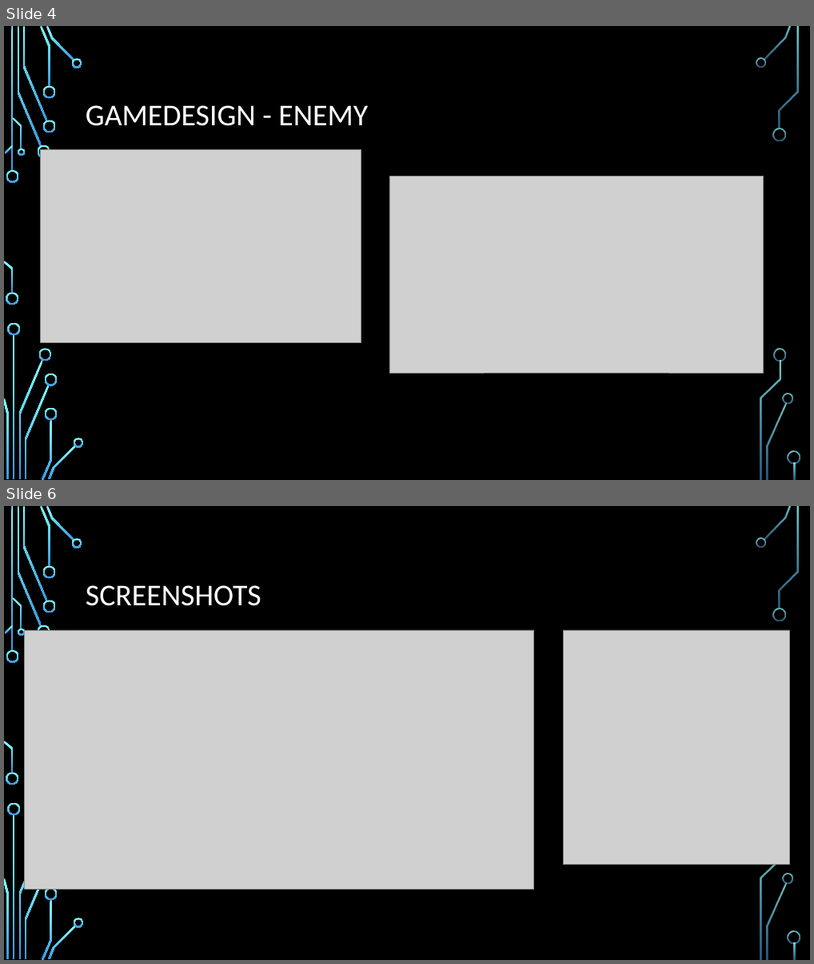
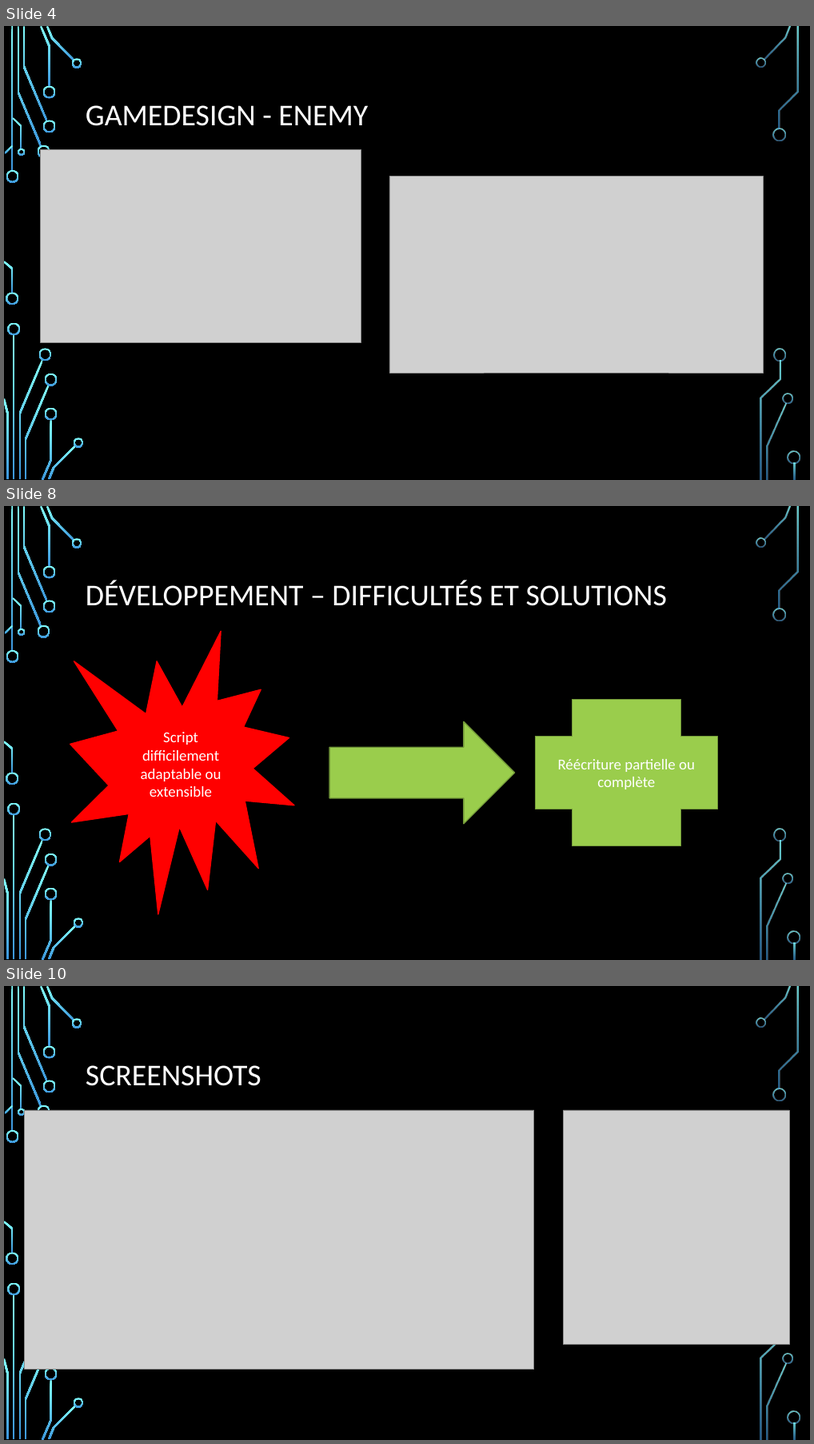
Before and after one commit to gamagora-rushup/rushup, a slide deck: Docs/Rushup.pptx. Shown one above the other, each under a label of ours: slides 4 and 6 before the commit, slides 4, 8 and 10 after it; the slides between them are not shown. The pictures are 814x964 and 814x1444 pixels, drawn with LibreOffice and Linux fonts; fonts in the diff are those of the drawing; grey boxes stand for pictures; background and template pictures are left out. Boxes give left, top, right and bottom in pixels: in the first picture for what was removed or moved away, otherwise in the second. Text is boxed around its words. In the diff, an @@ line names an element or a change of style, - is before the commit and + after.

```diff
--- a/Docs/Rushup.pptx
+++ b/Docs/Rushup.pptx
@@ slide 8 added at (x1=4, y1=506, x2=810, y2=960), background picture (left out); not listed: 36 template elements that a slide beside it also shows @@
@@ title added at (x1=86, y1=580, x2=667, y2=606), 36 pt, text #FFFFFF @@
+DÉVELOPPEMENT – DIFFICULTÉS ET SOLUTIONS
@@ irregular seal added at (x1=70, y1=632, x2=294, y2=914), fill #FF0000, outline #FF0000 1.25 pt, 18 pt, text #FFFFFF @@
+Script difficilement adaptable ou extensible
@@ right arrow added at (x1=330, y1=721, x2=515, y2=824), fill #9ACD4C, outline #729838 1.25 pt @@
@@ plus added at (x1=536, y1=700, x2=718, y2=846), fill #9ACD4C, outline #729838 1.25 pt, 18 pt, text #FFFFFF @@
+Réécriture partielle ou complète
@@ what was slide 6 is now slide 10 @@
```
Also in this commit, not shown: 1 slide changed, 3 other slides added.
